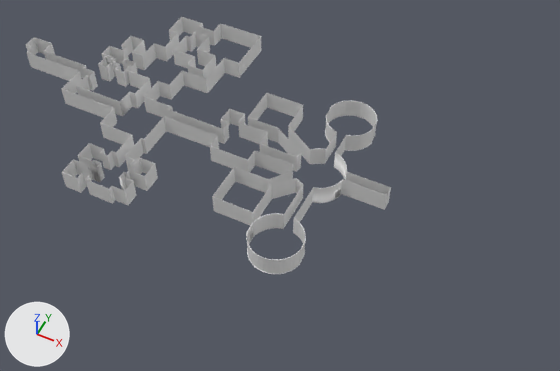
Before and after pictures for a commit that changed the FBX model Assets/Level_Design/Models/PrototypeLevels/Level2/Level2Walls.fbx.
Both versions are drawn from a 50 mm camera at (-90.8, -156.6, 161.0) aimed at (-156.3, -25.4, -2.9). The lights are fixed; the arrows at lower left show +X, +Y and +Z. Where no turn or scale is listed for an object, it has been applied to the vertices. Vertices at the same position are counted once.

In view in the first picture: 'Level2Walls'.
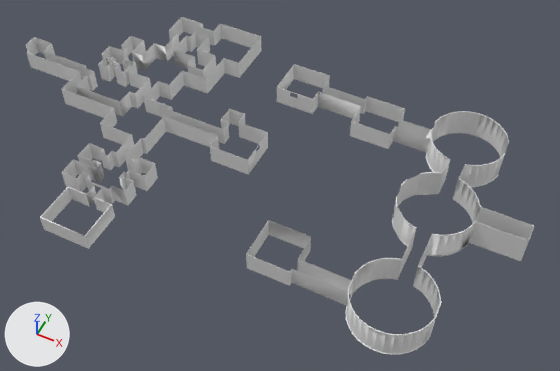
Changed parts and their boxes [x1, y1, x2, y2] in the pictures (560 x 371 px):
'Level2Walls', reshaped (39% wider, 31% taller)
    before: [26, 17, 391, 274]
    after: [26, 17, 534, 355]
part 1 of me_cube_001, added
    after: [246, 64, 534, 355]
part 2 of me_cube_001, deleted
    before: [248, 93, 378, 197]
part 3 of me_cube_001, cut back
    before: [95, 133, 391, 274]
    after: [40, 133, 268, 249]
part 4 of me_cube_001, deleted
    before: [132, 36, 188, 70]

What the commit changed:
me_cube_001 is used by ob_level2walls; location (-126.0, -23.0, 0.0).
me_cube_001 had 1480 vertices, 1283 faces and spanned x -126.3..0.1, y -32.9..45.5, z 0.0..6.0.
me_cube_001 now has 1578 vertices, 1422 faces and spans x -126.3..37.6, y -46.6..45.5, z -0.1..8.6.
me_cube_001 part 1: a new loose piece of 535 vertices spanning x -45.4..37.6, y -41.1..38.8, z -0.1..8.6, in mat_level0wallsmain_001 (its picture is missing).
me_cube_001 part 2: 7 loose pieces with 229 vertices, spanning x -47.0..-7.9, y -12.1..30.7, z 0.0..6.0, are deleted.
me_cube_001 part 3: 3 vertices moved from x -39.0, y -1.0..2.0, z 0.0..6.0 to x -39.0, y -0.1..2.1, z 4.1..5.6; 258 vertices removed from x -74.5..0.1, y -32.9..3.1, z 0.0..6.0; 64 vertices added at x -78.0..3.0, y -46.6..2.9, z 0.0..8.5.
me_cube_001 part 4: 10 vertices removed from x -90.0..-83.0, y 20.0..27.0, z 0.0..6.0.
